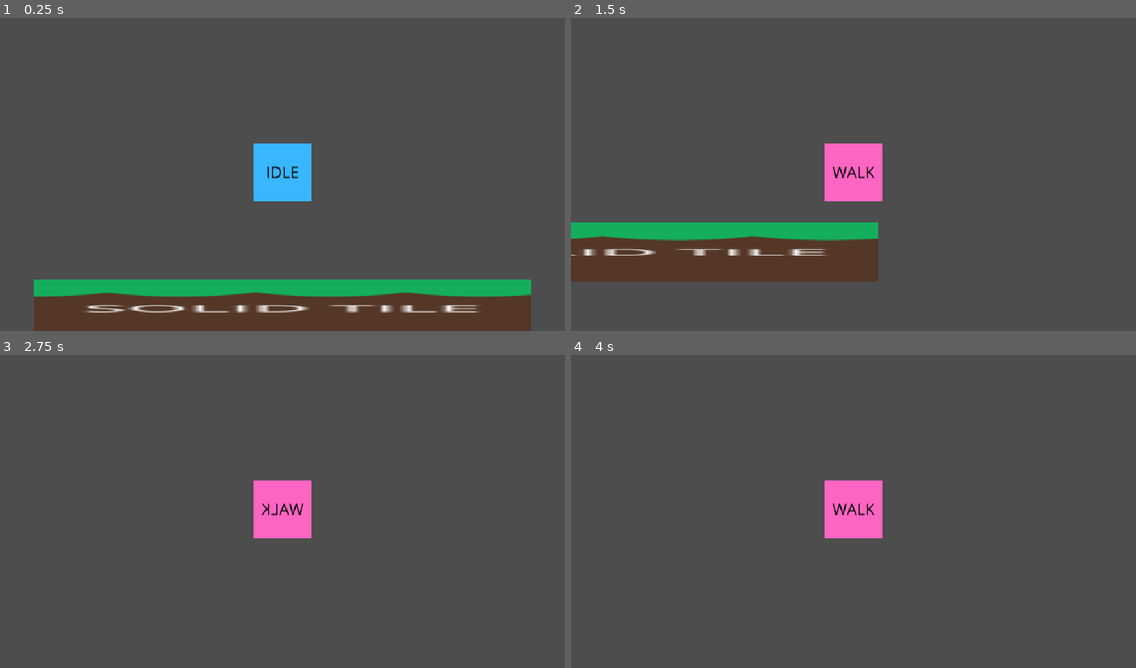
Above: before the commit, frames 1-4 (two rows, left to right).
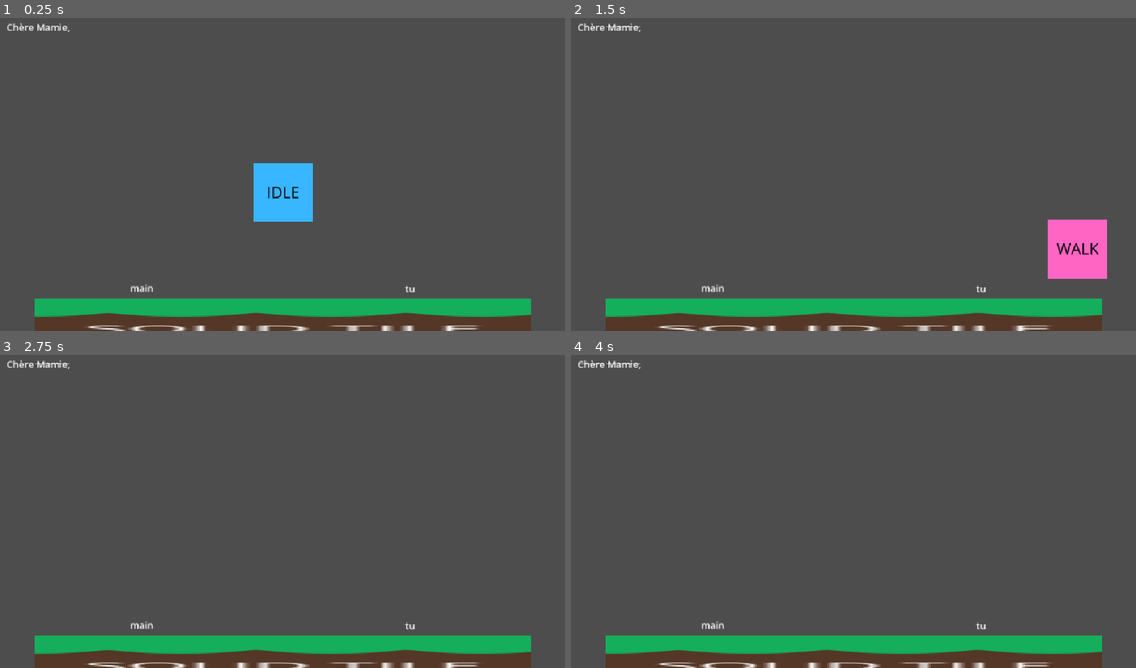
Above: after the commit, the same moments.

Repository: Ansoko/SGJ26-Silurien
Game: Godot game, scene res://scenes/TestScene.tscn
The game is run twice, just before and just after one commit, with the same random seed, the same clock (stepped at 60 frames per second) and the same inputs. Before the commit the project starts from res://scenes/MainMenu.tscn.
Inputs:
- Up to frame 1 (0.25 s): no input
- Up to frame 2 (1.5 s): tap Enter at 0.5 s; hold Q (erase, bound only after the commit) 0.53-1.28 s; hold D (move_right) from 0.53 s (still down); tap Space (jump) at 0.77, 1.07 s; tap E (grab_word, bound only after the commit) at 0.8, 1.35 s
- Up to frame 3 (2.75 s): tap Space (jump) at 1.52, 1.82, 2.3 s; tap Backspace at 1.55, 2.1 s; release D (move_right) at 2.03 s; hold A (move_left) from 2.03 s (still down)
- Up to frame 4 (4 s): release A (move_left) at 2.78 s; hold D (move_right) from 2.78 s (still down); tap Space (jump) at 2.85, 3.02, 3.32, 3.5, 3.77 s; tap Q (erase, bound only after the commit) at 3.05 s; hold Q (erase, bound only after the commit) from 3.53 s (still down); tap E (grab_word, bound only after the commit) at 3.8 s

The runs differ from the first frame. In frame 1, 12% of the frame differs, in the area x 1-94%, y 1-100%; in frame 2, 23%, in the area x 0-95%, y 1-100%; in frame 3, 11%; in frame 4, 11%.

Commit message:
raturer les derniers mots

Diff:
--- a/UI/InterfaceGame.tscn
+++ b/UI/InterfaceGame.tscn
@@ -2,23 +2,18 @@
 
 [ext_resource type="Script" uid="uid://dfenpenjum80e" path="res://UI/StoryUI.gd" id="1_0xtqc"]
 
-[node name="scenes" type="Control" unique_id=27104168]
-layout_mode = 3
-anchors_preset = 15
-anchor_right = 1.0
-anchor_bottom = 1.0
-grow_horizontal = 2
-grow_vertical = 2
+[node name="UI" type="CanvasLayer" unique_id=1976557452]
+follow_viewport_enabled = true
+script = ExtResource("1_0xtqc")
 
 [node name="Control" type="Control" parent="." unique_id=1532843106]
-layout_mode = 1
+layout_mode = 3
 anchor_right = 1.0
 anchor_bottom = 0.07700001
 offset_left = 10.0
 offset_top = 10.0
-offset_right = -1102.0
+offset_right = -950.0
 offset_bottom = 0.10399628
-script = ExtResource("1_0xtqc")
 
 [node name="ScrollContainer" type="ScrollContainer" parent="Control" unique_id=1469543874]
 custom_minimum_size = Vector2(600, 40)
@@ -29,7 +24,9 @@
 offset_right = -6.1035156e-05
 vertical_scroll_mode = 3
 
-[node name="Label" type="Label" parent="Control/ScrollContainer" unique_id=1265231780]
+[node name="RichTextLabel" type="RichTextLabel" parent="Control/ScrollContainer" unique_id=665661255]
 layout_mode = 2
-text = "Lorem ipsum dolor sit amet, consectetur adipiscing elit, sed do eiusmod tempor incididunt ut labore et dolore magna aliqua. Ut enim ad minim veniam, quis nostrud exercitation ullamco laboris nisi ut aliquip ex ea commodo consequat. Duis aute irure dolor in reprehenderit in voluptate velit esse cillum dolore eu fugiat nulla pariatur. Excepteur sint occaecat cupidatat non proident, sunt in culpa qui officia deserunt mollit anim id est laborum."
-horizontal_alignment = 2
+bbcode_enabled = true
+text = "Chère Mamie,"
+fit_content = true
+autowrap_mode = 0
--- a/UI/StoryUI.gd
+++ b/UI/StoryUI.gd
@@ -1,16 +1,38 @@
-extends Control
+extends CanvasLayer
 
-@onready var storyLabel = $ScrollContainer/Label
-@onready var scrollContainer = $ScrollContainer
+@onready var storyLabel = $Control/ScrollContainer/RichTextLabel
+@onready var scrollContainer = $Control/ScrollContainer
+
+var list_words: Array = [{0:"Chère",1: false}, {0:"Mamie,", 1:false}] #word + bool barré
+
+func _ready() -> void:
+	WordManager.add_word.connect(addNewWordToStory)
 
 func addNewWordToStory(newWord: String):
 	storyLabel.text += " "+newWord;
+	list_words.append({0:newWord, 1:false})
 	scrollToEnd.call_deferred()
 
 func removeLastWord():
-	var mots = storyLabel.text.split(" ")
-	mots.resize(mots.size() - 1)
-	storyLabel.text = " ".join(mots)
+	var lastWord;
+	for i in range(list_words.size()-1, -1, -1):
+		if not list_words[i][1]:
+			list_words[i][1] = true
+			lastWord = list_words[i][0]
+			break
+	if lastWord == null:
+		return
+
+	var regex = RegEx.new()
+	regex.compile(lastWord)
+	var resultats = regex.search_all(storyLabel.text)
+	if resultats.is_empty():
+		return
+
+	var dernier = resultats[resultats.size() - 1]
+	var debut = storyLabel.text.substr(0, dernier.get_start())
+	var fin = storyLabel.text.substr(dernier.get_end())
+	storyLabel.text = debut + "[s]" + dernier.get_string() + "[/s]" + fin
 	scrollToEnd.call_deferred()
 
 func scrollToEnd():
@@ -19,8 +41,5 @@
 	stb.call_deferred()
 
 func _input(event):
-	if event is InputEventKey and event.pressed:
-		if event.keycode == KEY_SPACE:
-			addNewWordToStory("mot")
-		if event.keycode == KEY_BACKSPACE:
+	if event.is_action_pressed("erase"):
 			removeLastWord()
--- a/csv/WordManager.gd
+++ b/csv/WordManager.gd
@@ -7,6 +7,8 @@
 var csv_noun: String = "res://csv/nom.csv"
 var csv_verb: String = "res://csv/verbe.csv"
 var csv_conjunction: String = "res://csv/conjonction.csv"
+
+signal add_word(word: String)
 
 func _ready():
 	nouns = loadCSVAsArray(csv_noun)
--- /dev/null
+++ b/objets/player.tscn
@@ -0,0 +1,48 @@
+[gd_scene format=3 uid="uid://vp8rvdwlxio7"]
+
+[ext_resource type="Script" uid="uid://dfw5r087d6pu3" path="res://scenes/player.gd" id="1_afxg2"]
+[ext_resource type="Texture2D" uid="uid://bqy6rncujo3sh" path="res://assets/idle.png" id="2_0oiki"]
+[ext_resource type="Texture2D" uid="uid://c1u6cdmxowkds" path="res://assets/jump.png" id="3_od5lm"]
+[ext_resource type="Texture2D" uid="uid://b1cr4graghwag" path="res://assets/walk.png" id="4_b7etv"]
+
+[sub_resource type="SpriteFrames" id="SpriteFrames_ucygd"]
+animations = [{
+"frames": [{
+"duration": 1.0,
+"texture": ExtResource("2_0oiki")
+}],
+"loop": true,
+"name": &"idle",
+"speed": 5.0
+}, {
+"frames": [{
+"duration": 1.0,
+"texture": ExtResource("3_od5lm")
+}],
+"loop": true,
+"name": &"jump",
+"speed": 5.0
+}, {
+"frames": [{
+"duration": 1.0,
+"texture": ExtResource("4_b7etv")
+}],
+"loop": true,
+"name": &"walk",
+"speed": 5.0
+}]
+
+[sub_resource type="RectangleShape2D" id="RectangleShape2D_l72w3"]
+
+[node name="Player" type="CharacterBody2D" unique_id=1527853081]
+script = ExtResource("1_afxg2")
+
+[node name="AnimatedSprite2D" type="AnimatedSprite2D" parent="." unique_id=1320141012]
+position = Vector2(480, 270)
+sprite_frames = SubResource("SpriteFrames_ucygd")
+animation = &"jump"
+
+[node name="CollisionShape2D" type="CollisionShape2D" parent="." unique_id=1211012521]
+position = Vector2(480, 270)
+scale = Vector2(5.01003, 5.00001)
+shape = SubResource("RectangleShape2D_l72w3")
--- a/objets/spawnerWord.gd
+++ b/objets/spawnerWord.gd
@@ -5,9 +5,13 @@
 @export_group("Type (1=noun, 2=verb, 3=conjunction)")
 @export var wordType = 1
 
+var joueur_present: bool = false
+
 # Called when the node enters the scene tree for the first time.
 func _ready() -> void:
 	createWord()
+	$Area2D.body_entered.connect(_on_body_entered)
+	$Area2D.body_exited.connect(_on_body_exited)
 
 func createWord():
 	match wordType:
@@ -19,3 +23,16 @@
 			label.text = WordManager.get_random_conjunction()
 		_:
 			label.text = WordManager.get_random_noun()
+
+func _on_body_entered(player):
+	if player.is_in_group("player"):
+		joueur_present = true
+
+func _on_body_exited(player):
+	if player.is_in_group("player"):
+		joueur_present = false
+
+func _input(event):
+	if joueur_present and event.is_action_pressed("grab_word"):
+		WordManager.emit_signal("add_word", label.text)
+		queue_free()
--- a/objets/spawnerWord.tscn
+++ b/objets/spawnerWord.tscn
@@ -1,11 +1,23 @@
 [gd_scene format=3 uid="uid://ctwttu4wng606"]
 
 [ext_resource type="Script" uid="uid://dlwkg22w8pfoh" path="res://objets/spawnerWord.gd" id="1_lxmps"]
+
+[sub_resource type="RectangleShape2D" id="RectangleShape2D_lxmps"]
+size = Vector2(68.5, 22)
 
 [node name="SpawnerWord" type="Node2D" unique_id=1404252508]
 script = ExtResource("1_lxmps")
 
 [node name="Label" type="Label" parent="." unique_id=2032079686]
-offset_right = 40.0
+offset_right = 69.0
 offset_bottom = 23.0
 text = "test"
+horizontal_alignment = 1
+vertical_alignment = 1
+
+[node name="Area2D" type="Area2D" parent="." unique_id=652347245]
+
+[node name="CollisionShape2D" type="CollisionShape2D" parent="Area2D" unique_id=1874193259]
+physics_interpolation_mode = 2
+position = Vector2(34.75, 11)
+shape = SubResource("RectangleShape2D_lxmps")
--- a/project.godot
+++ b/project.godot
@@ -8,18 +8,25 @@
 
 config_version=5
 
+[animation]
+
+compatibility/default_parent_skeleton_in_mesh_instance_3d=true
+
 [application]
 
 config/name="Silurien"
-run/main_scene="uid://df1brdsne0w1w"
-config/features=PackedStringArray("4.4", "GL Compatibility")
+run/main_scene="uid://c6v6yy5g86c51"
+config/features=PackedStringArray("4.6", "GL Compatibility")
 config/icon="res://assets/icon.svg"
+
+[autoload]
+
+WordManager="*uid://dn1qqh1on2ih4"
 
 [display]
 
 window/size/viewport_width=960
 window/size/viewport_height=540
-window/size/mode=3
 window/stretch/mode="canvas_items"
 
 [input]
@@ -39,14 +46,16 @@
 "events": [Object(InputEventKey,"resource_local_to_scene":false,"resource_name":"","device":-1,"window_id":0,"alt_press …(191 unchanged characters)…
 ]
 }
-
-[autoload]
-
-WordManager="*uid://dn1qqh1on2ih4"
-
-[display]
-
-window/stretch/mode="canvas_items"
+grab_word={
+"deadzone": 0.2,
+"events": [Object(InputEventKey,"resource_local_to_scene":false,"resource_name":"","device":-1,"window_id":0,"alt_pressed":false,"shift_pressed":false,"ctrl_pressed":false,"meta_pressed":false,"pressed":false,"keycode":0,"physical_keycode":69,"key_label":0,"unicode":101,"location":0,"echo":false,"script":null)
+]
+}
+erase={
+"deadzone": 0.2,
+"events": [Object(InputEventKey,"resource_local_to_scene":false,"resource_name":"","device":-1,"window_id":0,"alt_pressed":false,"shift_pressed":false,"ctrl_pressed":false,"meta_pressed":false,"pressed":false,"keycode":0,"physical_keycode":81,"key_label":0,"unicode":97,"location":0,"echo":false,"script":null)
+]
+}
 
 [physics]
 
--- a/scenes/MainMenu.tscn
+++ b/scenes/MainMenu.tscn
@@ -1,71 +1,25 @@
-[gd_scene load_steps=10 format=3 uid="uid://df1brdsne0w1w"]
+[gd_scene format=3 uid="uid://df1brdsne0w1w"]
 
-[ext_resource type="Script" uid="uid://r8vshrc0aeg2" path="res://scenes/main_menu.gd" id="1_yqorp"]
-[ext_resource type="Texture2D" uid="uid://bqy6rncujo3sh" path="res://assets/idle.png" id="2_ow34m"]
-[ext_resource type="Script" uid="uid://dfw5r087d6pu3" path="res://scenes/player.gd" id="3_826wr"]
-[ext_resource type="Texture2D" uid="uid://c1u6cdmxowkds" path="res://assets/jump.png" id="3_l72w3"]
-[ext_resource type="Texture2D" uid="uid://b1cr4graghwag" path="res://assets/walk.png" id="4_826wr"]
+[ext_resource type="Script" path="res://scenes/main_menu.gd" id="1_yqorp"]
+[ext_resource type="PackedScene" uid="uid://vp8rvdwlxio7" path="res://objets/player.tscn" id="3_2wh52"]
 [ext_resource type="Texture2D" uid="uid://bgqw6tsuq43h5" path="res://assets/solidTile.png" id="5_l72w3"]
 
 [sub_resource type="RectangleShape2D" id="RectangleShape2D_826wr"]
 
-[sub_resource type="SpriteFrames" id="SpriteFrames_ucygd"]
-animations = [{
-"frames": [{
-"duration": 1.0,
-"texture": ExtResource("2_ow34m")
-}],
-"loop": true,
-"name": &"idle",
-"speed": 5.0
-}, {
-"frames": [{
-"duration": 1.0,
-"texture": ExtResource("3_l72w3")
-}],
-"loop": true,
-"name": &"jump",
-"speed": 5.0
-}, {
-"frames": [{
-"duration": 1.0,
-"texture": ExtResource("4_826wr")
-}],
-"loop": true,
-"name": &"walk",
-"speed": 5.0
-}]
-
-[sub_resource type="RectangleShape2D" id="RectangleShape2D_l72w3"]
-
-[node name="MainMenu" type="Node2D"]
+[node name="MainMenu" type="Node2D" unique_id=1109397236]
 script = ExtResource("1_yqorp")
 
-[node name="WALL_temp" type="Node2D" parent="."]
+[node name="WALL_temp" type="Node2D" parent="." unique_id=1918513090]
 position = Vector2(480, 535)
 scale = Vector2(8.44, 1)
 
-[node name="StaticBody2D" type="StaticBody2D" parent="WALL_temp"]
+[node name="StaticBody2D" type="StaticBody2D" parent="WALL_temp" unique_id=666684984]
 
-[node name="Sprite2D" type="Sprite2D" parent="WALL_temp/StaticBody2D"]
+[node name="Sprite2D" type="Sprite2D" parent="WALL_temp/StaticBody2D" unique_id=323890091]
 texture = ExtResource("5_l72w3")
 
-[node name="CollisionShape2D" type="CollisionShape2D" parent="WALL_temp/StaticBody2D"]
+[node name="CollisionShape2D" type="CollisionShape2D" parent="WALL_temp/StaticBody2D" unique_id=831020907]
 scale = Vector2(5, 5)
 shape = SubResource("RectangleShape2D_826wr")
 
-[node name="CharacterBody2D" type="CharacterBody2D" parent="."]
-script = ExtResource("3_826wr")
-
-[node name="Camera2D" type="Camera2D" parent="CharacterBody2D"]
-position = Vector2(480, 270)
-
-[node name="AnimatedSprite2D" type="AnimatedSprite2D" parent="CharacterBody2D"]
-position = Vector2(480, 270)
-sprite_frames = SubResource("SpriteFrames_ucygd")
-animation = &"jump"
-
-[node name="CollisionShape2D" type="CollisionShape2D" parent="CharacterBody2D"]
-position = Vector2(480, 270)
-scale = Vector2(5.01003, 5.00001)
-shape = SubResource("RectangleShape2D_l72w3")
+[node name="CharacterBody2D" parent="." unique_id=1527853081 instance=ExtResource("3_2wh52")]
--- a/scenes/TestScene.tscn
+++ b/scenes/TestScene.tscn
@@ -2,14 +2,36 @@
 
 [ext_resource type="PackedScene" uid="uid://biqof76pf325b" path="res://UI/InterfaceGame.tscn" id="1_2gju5"]
 [ext_resource type="PackedScene" uid="uid://ctwttu4wng606" path="res://objets/spawnerWord.tscn" id="2_rlkm5"]
+[ext_resource type="PackedScene" uid="uid://vp8rvdwlxio7" path="res://objets/player.tscn" id="3_n77mx"]
+[ext_resource type="Texture2D" uid="uid://bgqw6tsuq43h5" path="res://assets/solidTile.png" id="4_nb1wl"]
+
+[sub_resource type="RectangleShape2D" id="RectangleShape2D_m5dm6"]
 
 [node name="TestScene" type="Node2D" unique_id=338478524]
 
-[node name="scenes" parent="." unique_id=27104168 instance=ExtResource("1_2gju5")]
-
 [node name="SpawnerWord" parent="." unique_id=1404252508 instance=ExtResource("2_rlkm5")]
-position = Vector2(256, 152)
+position = Vector2(206, 454)
 
 [node name="SpawnerWord2" parent="." unique_id=1509642301 instance=ExtResource("2_rlkm5")]
-position = Vector2(383, 156)
+position = Vector2(661, 455)
 wordType = 2
+
+[node name="CanvaUI" parent="." unique_id=27104168 instance=ExtResource("1_2gju5")]
+
+[node name="Camera2D" type="Camera2D" parent="." unique_id=1619138751]
+position = Vector2(479, 269)
+
+[node name="Player" parent="." unique_id=1527853081 instance=ExtResource("3_n77mx")]
+
+[node name="WALL_temp" type="Node2D" parent="." unique_id=1867175927]
+position = Vector2(480, 535)
+scale = Vector2(8.44, 1)
+
+[node name="StaticBody2D" type="StaticBody2D" parent="WALL_temp" unique_id=49225906]
+
+[node name="Sprite2D" type="Sprite2D" parent="WALL_temp/StaticBody2D" unique_id=1453190264]
+texture = ExtResource("4_nb1wl")
+
+[node name="CollisionShape2D" type="CollisionShape2D" parent="WALL_temp/StaticBody2D" unique_id=663897029]
+scale = Vector2(5, 5)
+shape = SubResource("RectangleShape2D_m5dm6")
--- a/scenes/player.gd
+++ b/scenes/player.gd
@@ -8,6 +8,7 @@
 
 func _ready():
 	screen_size = get_viewport_rect().size
+	add_to_group("player")
 
 
 func _physics_process(delta):
